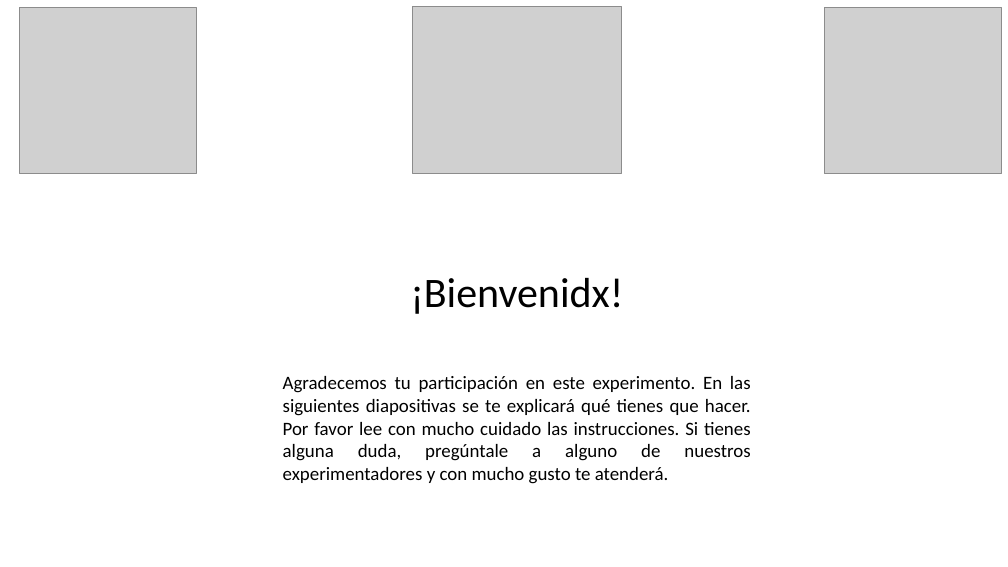
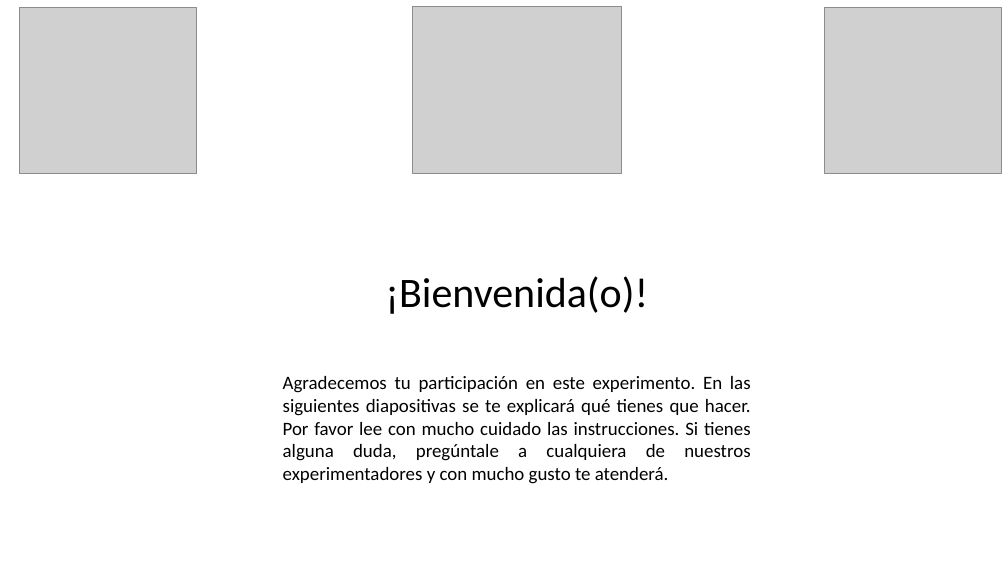
Before and after one commit to ManuelVU/Games-and-Quantal-Equilibrium, a slide deck: slide 1 of Instrucciones.pptx. Drawn at 1008x567 pixels with LibreOffice and Linux fonts; fonts in the diff are those of the drawing; grey boxes stand for pictures. Boxes give left, top, right and bottom in pixels: in the first picture for what was removed or moved away, otherwise in the second. Text is boxed around its words. In the diff, an @@ line names an element or a change of style, - is before the commit and + after.

```diff
--- a/Instrucciones.pptx
+++ b/Instrucciones.pptx
@@ text at (x1=385, y1=276, x2=648, y2=314): text changed @@
-¡Bienvenidx!
+¡Bienvenida(o)!
@@ text at (x1=283, y1=376, x2=751, y2=484): text changed @@
-Agradecemos tu participación en este experimento. En las siguientes diapositivas se te explicará qué tienes que hacer. Por favor lee con mucho cuidado las instrucciones. Si tienes alguna duda, pregúntale a alguno de nuestros experimentadores y con mucho gusto te atenderá.
+Agradecemos tu participación en este experimento. En las siguientes diapositivas se te explicará qué tienes que hacer. Por favor lee con mucho cuidado las instrucciones. Si tienes alguna duda, pregúntale a cualquiera de nuestros experimentadores y con mucho gusto te atenderá.
```
Also in this commit, not shown: 3 other slides changed, 11 slides added, 1 slide removed.
